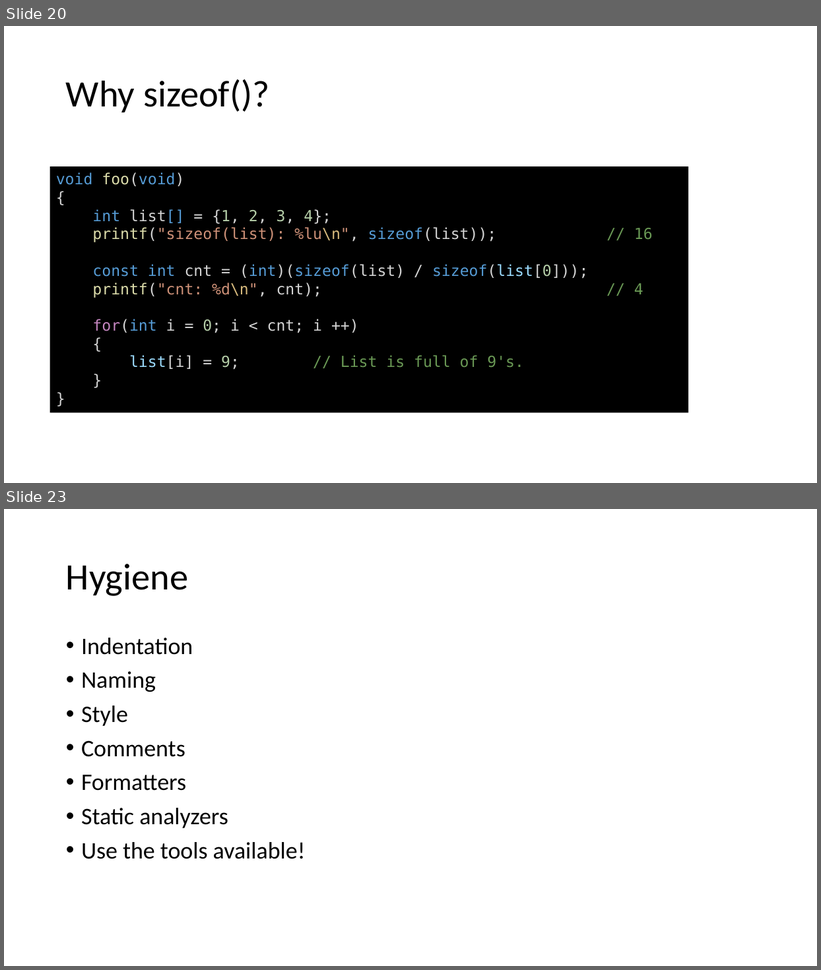
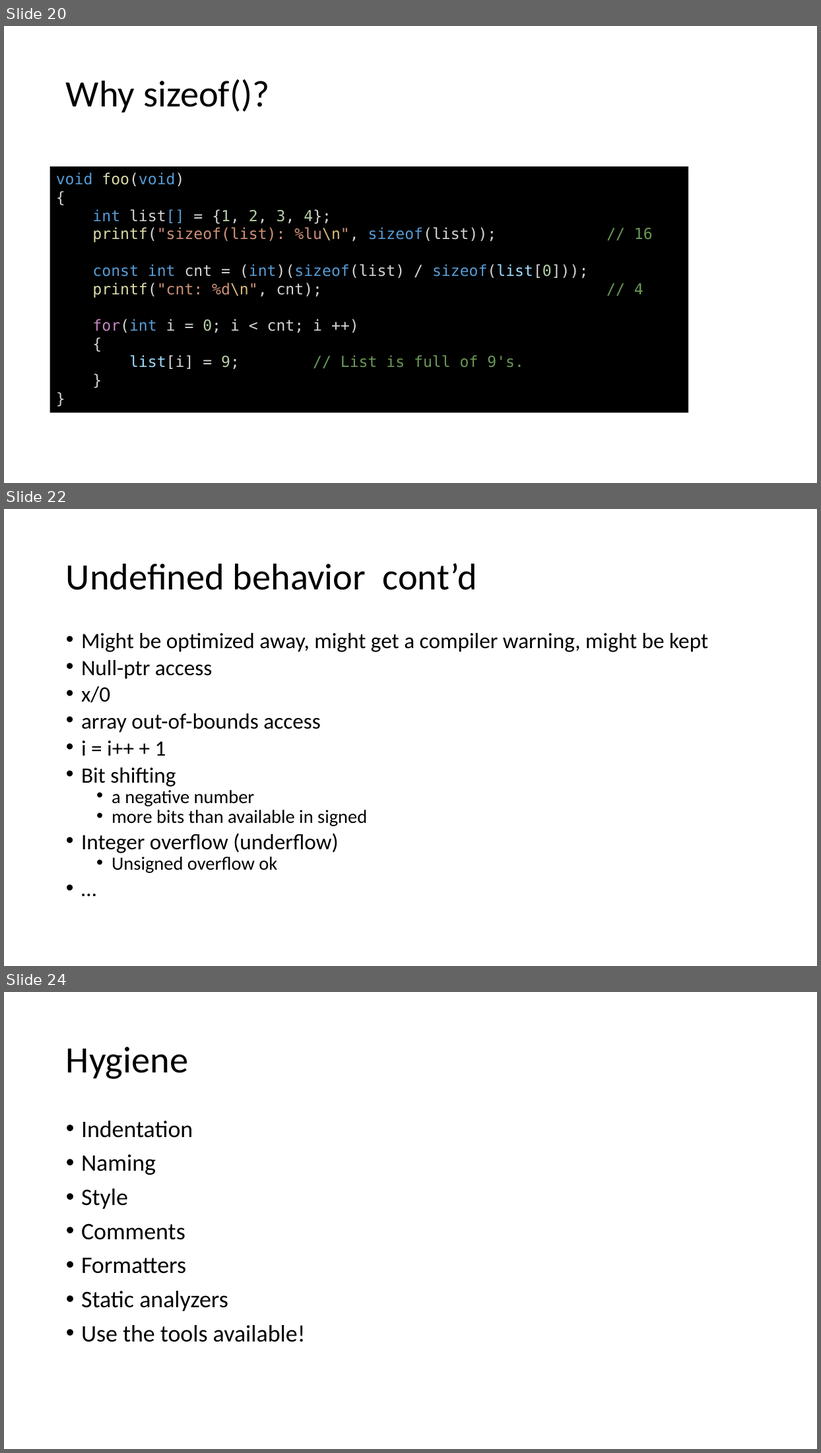
Before and after one commit to joelbygger/c_talk, a slide deck: presentation.pptx. Shown one above the other, each under a label of ours: slides 20 and 23 before the commit, slides 20, 22 and 24 after it; the slides between them are not shown. The pictures are 821x970 and 821x1453 pixels, drawn with LibreOffice and Linux fonts; fonts in the diff are those of the drawing. Boxes give left, top, right and bottom in pixels: in the first picture for what was removed or moved away, otherwise in the second. Text is boxed around its words. In the diff, an @@ line names an element or a change of style, - is before the commit and + after.

```diff
--- a/presentation.pptx
+++ b/presentation.pptx
@@ slide 22 added at (4,509,817,966), background #FFFFFF @@
@@ title added at (66,563,477,590), 44 pt, text #000000 @@
+Undefined behavior cont’d
@@ text added at (81,633,708,873), 25.9 pt, text #000000 @@
+• Might be optimized away, might get a compiler warning, might be kept
+• Null-ptr access
+• x/0
+• array out-of-bounds access
+• i = i++ + 1
+• Bit shifting
+  • a negative number
+  • more bits than available in signed
+• Integer overflow (underflow)
+  • Unsigned overflow ok
+• …
@@ what was slide 23 is now slide 24 @@
```
Also in this commit, not shown: 2 slides changed, 2 other slides added.
